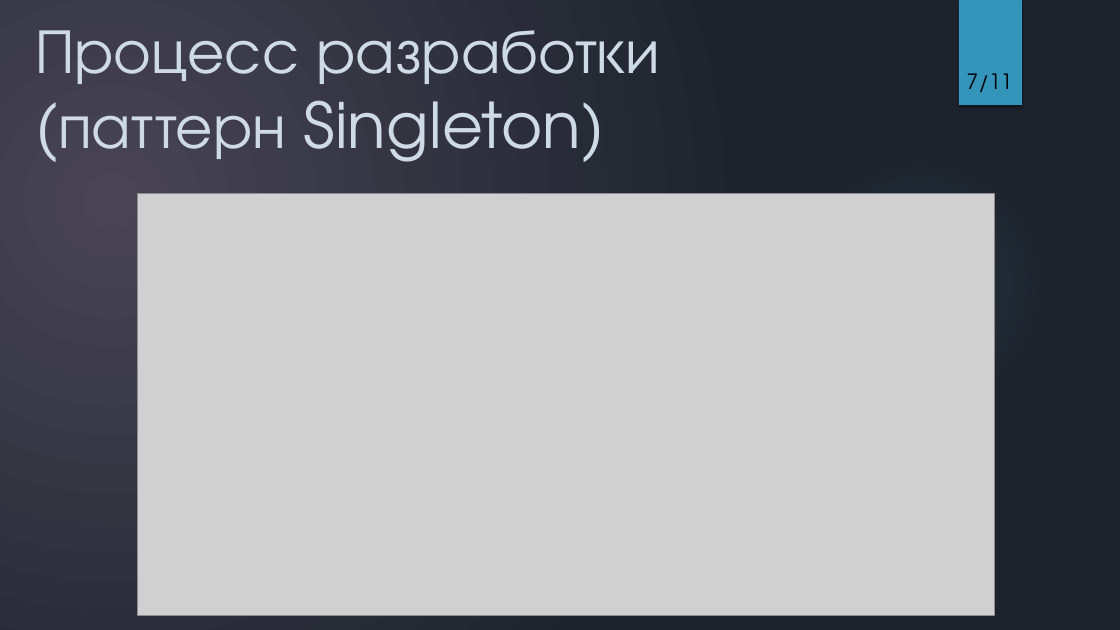
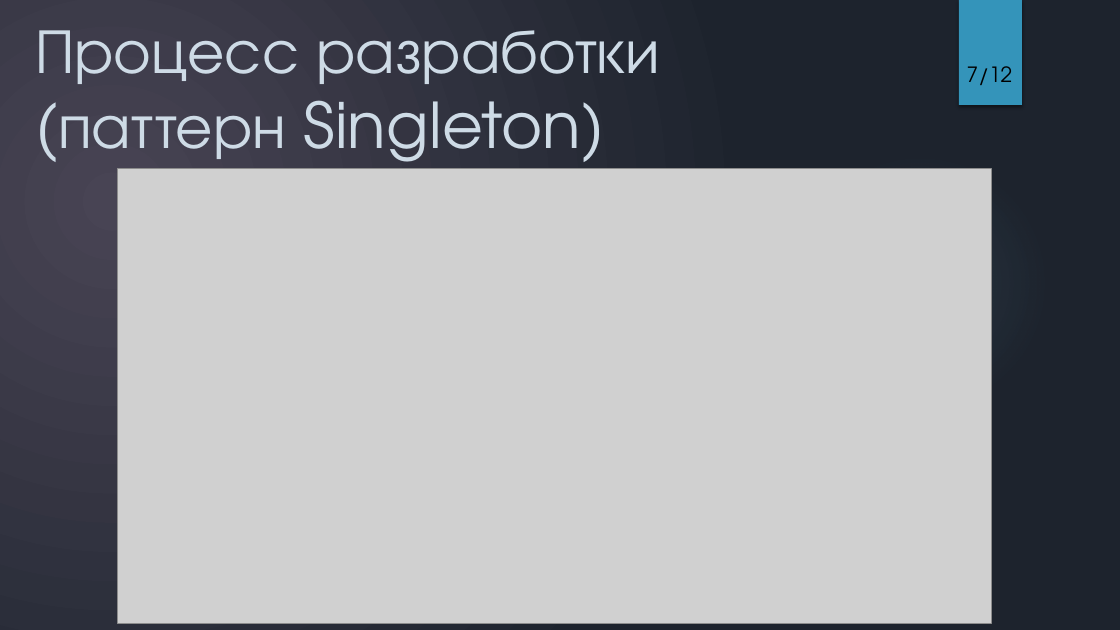
Before and after one commit to Yondu715/The-Hunger-Games, a slide deck: slide 7 of The Hunger Games.pptx. Drawn at 1120x630 pixels with LibreOffice and Linux fonts; fonts in the diff are those of the drawing; grey boxes stand for pictures; background and template pictures are left out. Boxes give left, top, right and bottom in pixels: in the first picture for what was removed or moved away, otherwise in the second. Text is boxed around its words. In the diff, an @@ line names an element or a change of style, - is before the commit and + after.

```diff
--- a/The Hunger Games.pptx
+++ b/The Hunger Games.pptx
@@ page number at box(967, 66, 1013, 85): text changed @@
-7/11
+7/12
@@ picture: place and size @@
-picture at box(137, 194, 994, 616)
+picture at box(118, 169, 992, 623)
```
Also in this commit, not shown: 5 other slides changed, 2 slides added, 1 slide removed.
